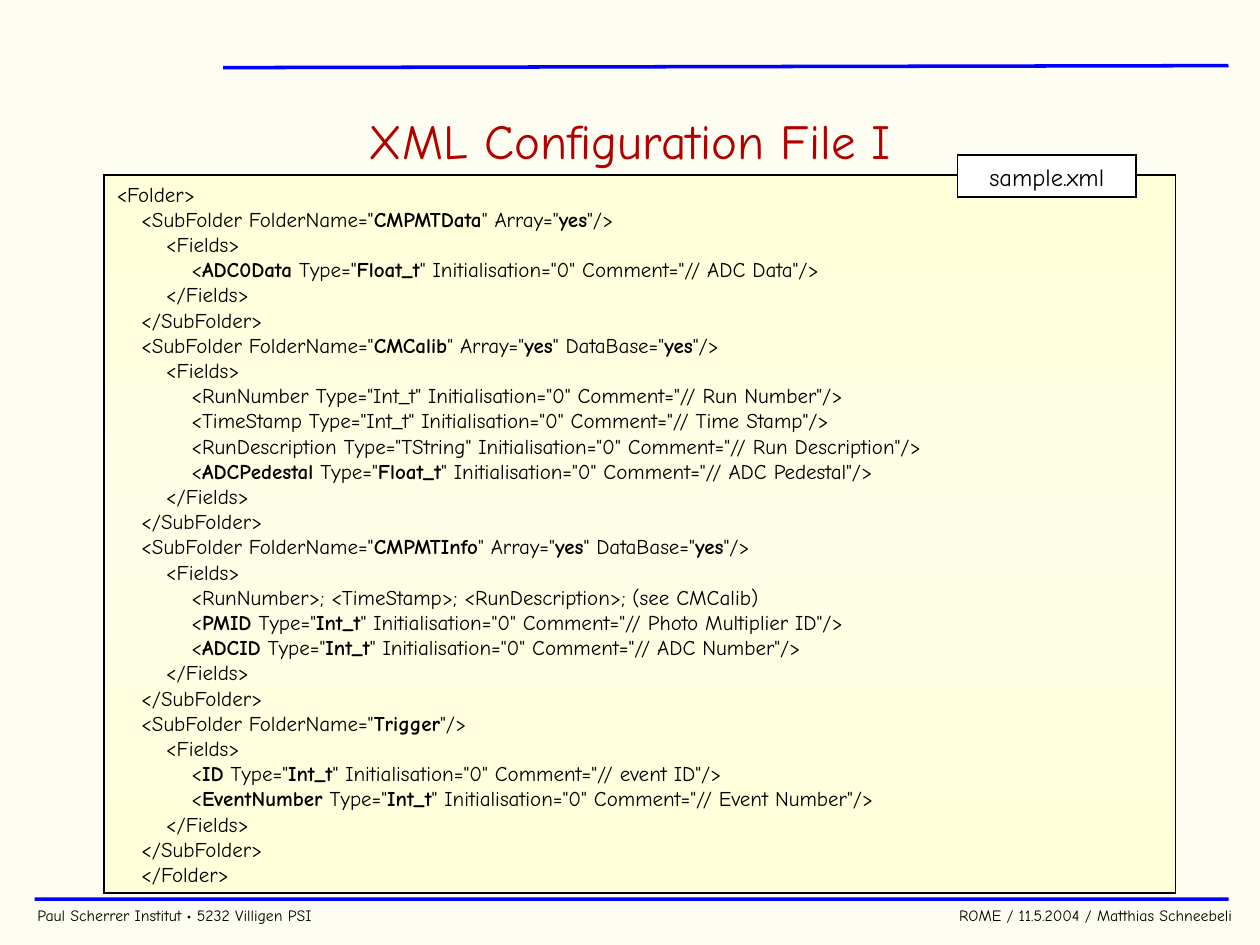
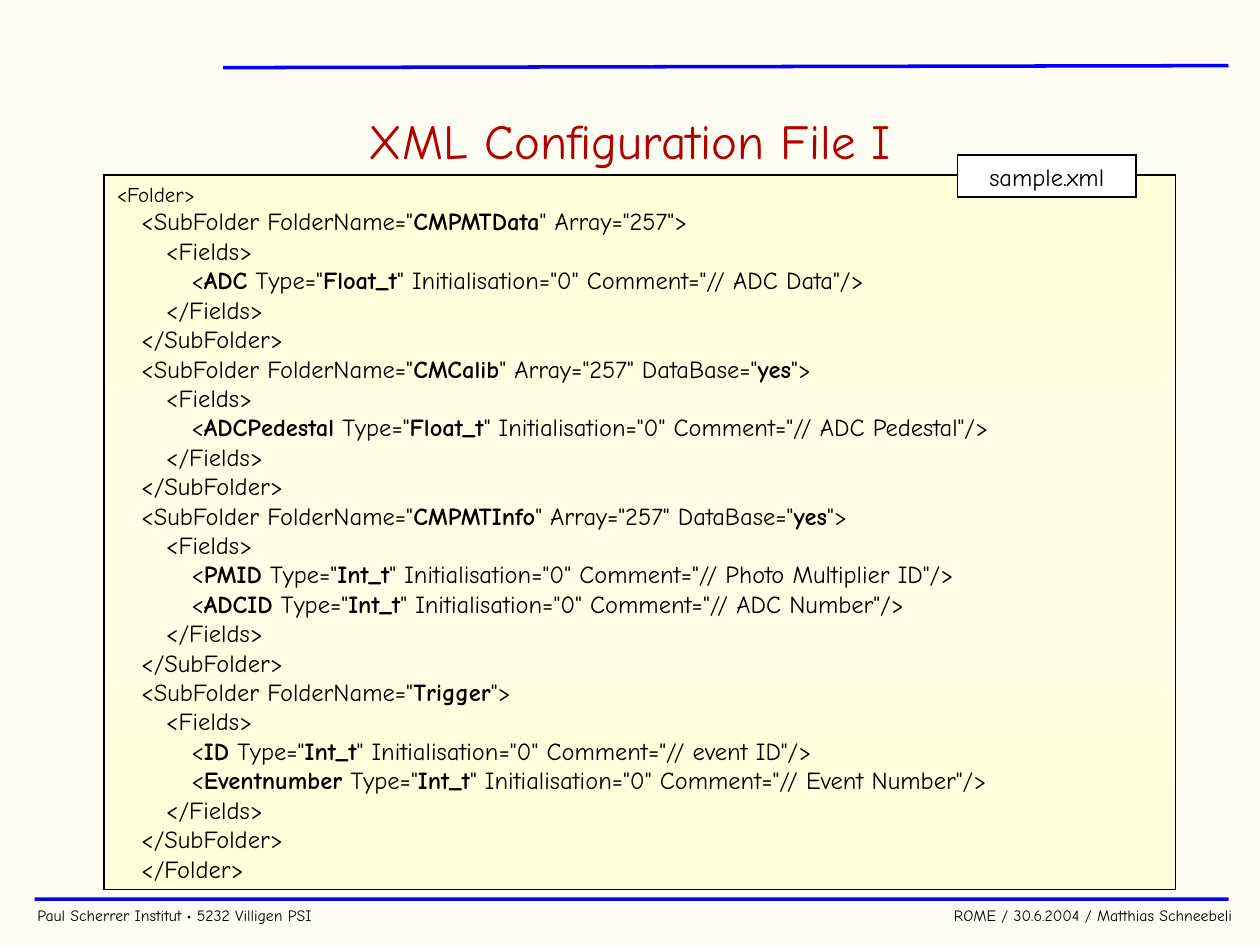
Before and after one commit to cjpl/rome, a slide deck: slide 27 of documentation/ROME.ppt (slide 22 before the commit). Drawn at 1260x945 pixels with LibreOffice and Linux fonts; fonts in the diff are those of the drawing; background and template pictures are left out. Boxes give left, top, right and bottom in pixels: in the first picture for what was removed or moved away, otherwise in the second. Text is boxed around its words. In the diff, an @@ line names an element or a change of style, - is before the commit and + after.

```diff
--- a/documentation/ROME.ppt
+++ b/documentation/ROME.ppt
@@ text in rectangle at (x1=141, y1=213, x2=688, y2=235): text changed; size 12 to 14 pt @@
-  <SubFolder FolderName="CMPMTData" Array="yes"/>
+  <SubFolder FolderName="CMPMTData" Array="257">
@@ text in rectangle at (x1=141, y1=243, x2=989, y2=881): size 12 to 14 pt in "<Fields>", "</Fields>", "</SubFolder>", "<Fields>" and 13 more places @@
@@ text in rectangle at (x1=191, y1=272, x2=864, y2=294): text changed; size 12 to 14 pt @@
-      <ADC0Data Type="Float_t" Initialisation="0" Comment="// ADC Data"/>
+      <ADC Type="Float_t" Initialisation="0" Comment="// ADC Data"/>
@@ text in rectangle at (x1=141, y1=361, x2=811, y2=383): text changed; size 12 to 14 pt @@
-  <SubFolder FolderName="CMCalib" Array="yes" DataBase="yes"/>
+  <SubFolder FolderName="CMCalib" Array="257" DataBase="yes">
@@ text in rectangle at (x1=191, y1=388, x2=921, y2=458): paragraphs removed @@
-      <RunNumber Type="Int_t" Initialisation="0" Comment="// Run Number"/>
-      <TimeStamp Type="Int_t" Initialisation="0" Comment="// Time Stamp"/>
-      <RunDescription Type="TString" Initialisation="0" Comment="// Run Description"/>
@@ text in rectangle at (x1=141, y1=508, x2=847, y2=530): text changed; size 12 to 14 pt @@
-  <SubFolder FolderName="CMPMTInfo" Array="yes" DataBase="yes"/>
+  <SubFolder FolderName="CMPMTInfo" Array="257" DataBase="yes">
@@ text in rectangle at (x1=191, y1=588, x2=758, y2=609): paragraph removed @@
-      <RunNumber>; <TimeStamp>; <RunDescription>; (see CMCalib)
@@ text in rectangle at (x1=141, y1=684, x2=511, y2=706): text changed; size 12 to 14 pt @@
-  <SubFolder FolderName="Trigger"/>
+  <SubFolder FolderName="Trigger">
@@ text in rectangle at (x1=191, y1=772, x2=987, y2=794): text changed; size 12 to 14 pt @@
-      <EventNumber Type="Int_t" Initialisation="0" Comment="// Event Number"/>
+      <Eventnumber Type="Int_t" Initialisation="0" Comment="// Event Number"/>
@@ text at (x1=37, y1=910, x2=1232, y2=924): text changed @@
-Paul Scherrer Institut • 5232 Villigen PSI ROME / 11.5.2004 / Matthias Schneebeli
+Paul Scherrer Institut • 5232 Villigen PSI ROME / 30.6.2004 / Matthias Schneebeli
```
Also in this commit, not shown: 28 other slides changed, 5 slides added, 1 slide removed, 48 other files.
